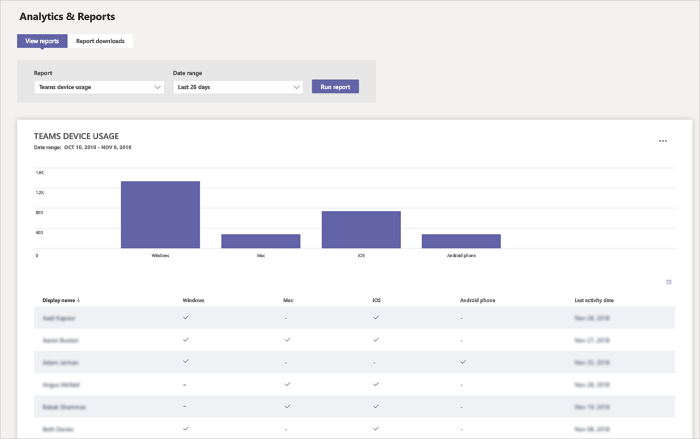
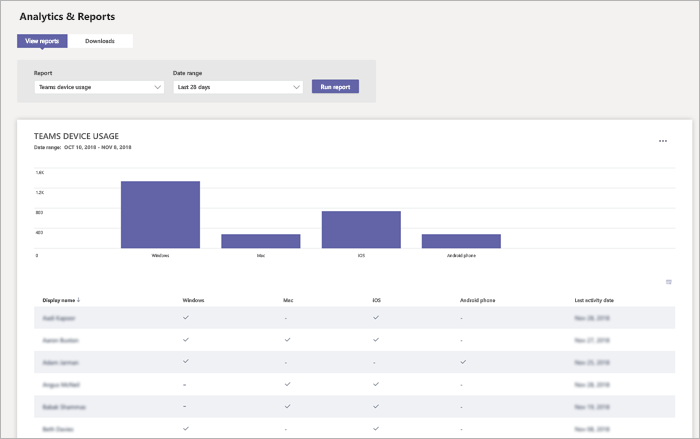
Layer changes from the first 700px x 439px image to the second:
painted on "Border" (2nd of 2, in "Border") over [0, 0, 700, 439]
renamed "Report downloads" to "Downloads", painted on it over [76, 38, 125, 45]
